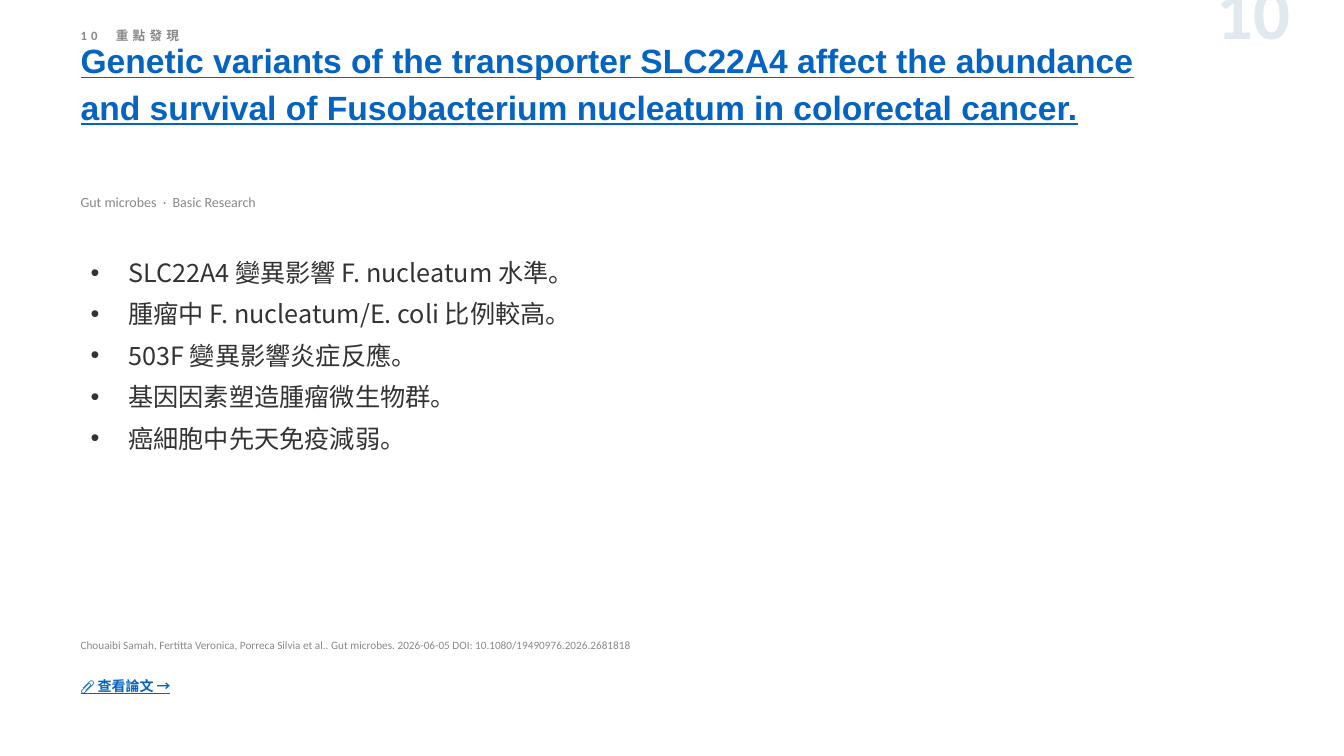
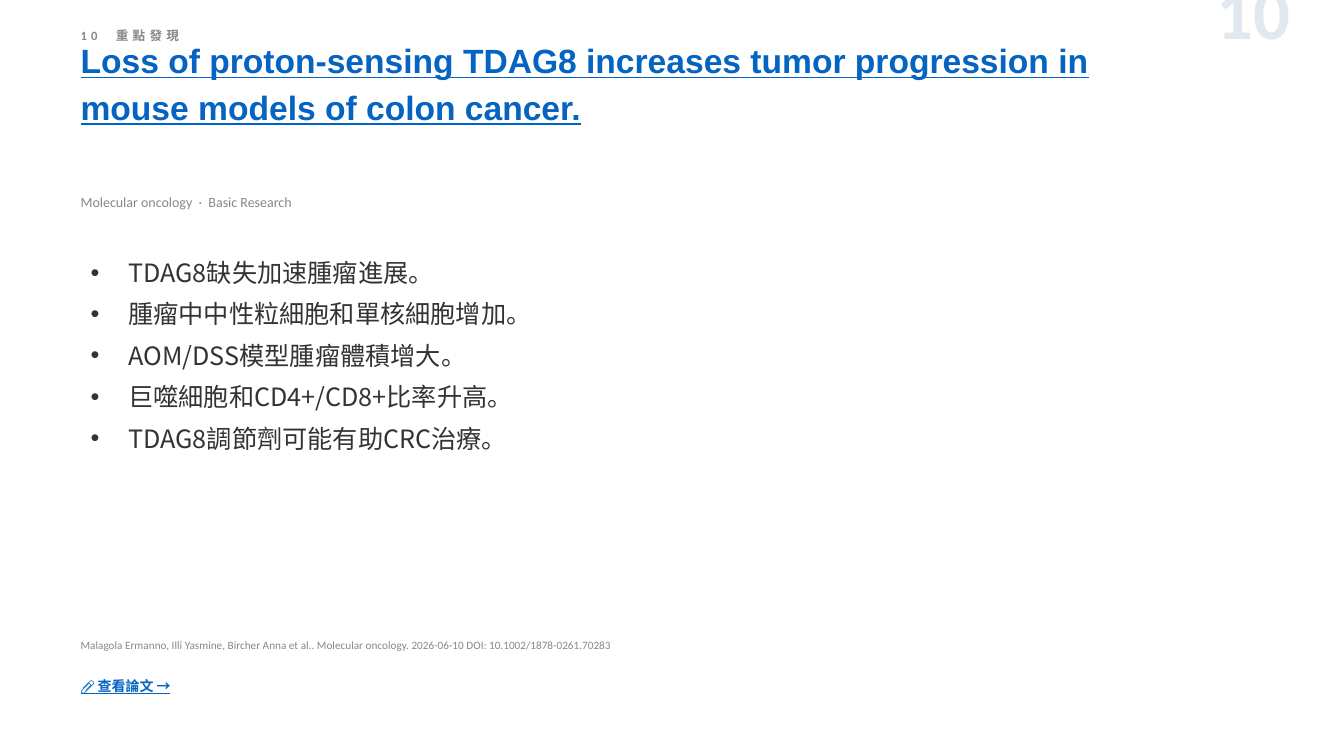
Before and after one commit to jejenhu-maker/colorectal-weekly-digest, a slide deck: slide 12 of docs/digest-zh.pptx. Drawn at 1344x756 pixels with LibreOffice and Linux fonts; fonts in the diff are those of the drawing. Boxes give left, top, right and bottom in pixels: in the first picture for what was removed or moved away, otherwise in the second. Text is boxed around its words. In the diff, an @@ line names an element or a change of style, - is before the commit and + after.

```diff
--- a/docs/digest-zh.pptx
+++ b/docs/digest-zh.pptx
@@ text at <box>81,48,1088,125</box>: text changed @@
-Genetic variants of the transporter SLC22A4 affect the abundance and survival of Fusobacterium nucleatum in colorectal cancer.
+Loss of proton-sensing TDAG8 increases tumor progression in mouse models of colon cancer.
@@ text at <box>81,197,291,210</box>: text changed @@
-Gut microbes · Basic Research
+Molecular oncology · Basic Research
@@ text at <box>128,261,531,450</box>: text changed @@
-• SLC22A4 變異影響 F. nucleatum 水準。
-• 腫瘤中 F. nucleatum/E. coli 比例較高。
-• 503F 變異影響炎症反應。
-• 基因因素塑造腫瘤微生物群。
-• 癌細胞中先天免疫減弱。
+• TDAG8缺失加速腫瘤進展。
+• 腫瘤中中性粒細胞和單核細胞增加。
+• AOM/DSS模型腫瘤體積增大。
+• 巨噬細胞和CD4+/CD8+比率升高。
+• TDAG8調節劑可能有助CRC治療。
@@ text at <box>81,641,610,651</box>: text changed @@
-Chouaibi Samah, Fertitta Veronica, Porreca Silvia et al.. Gut microbes. 2026-06-05 DOI: 10.1080/19490976.2026.2681818
+Malagola Ermanno, Illi Yasmine, Bircher Anna et al.. Molecular oncology. 2026-06-10 DOI: 10.1002/1878-0261.70283
```
Also in this commit, not shown: 11 other slides changed, 2 slides added, 2 slides removed, 2 other files.
